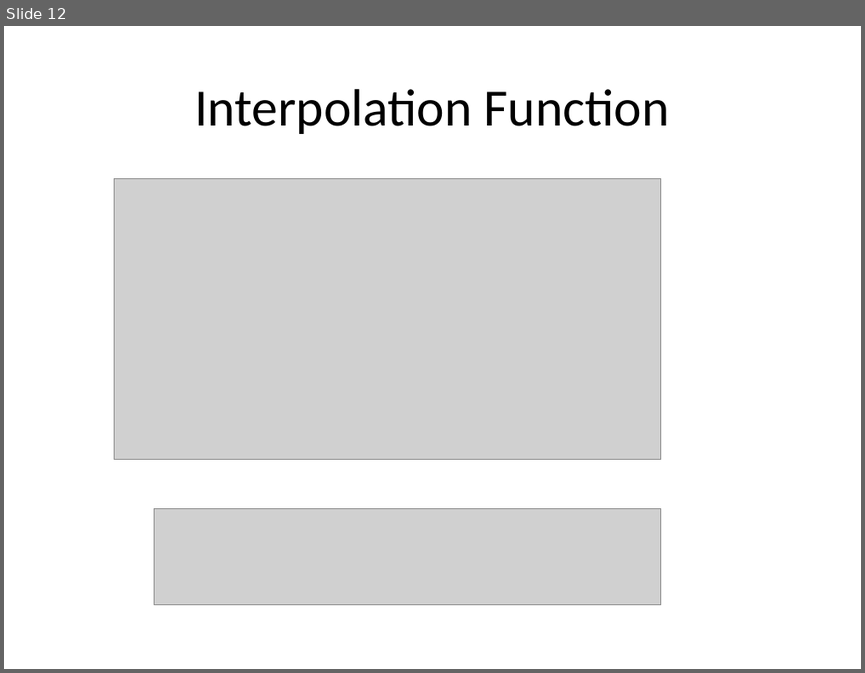
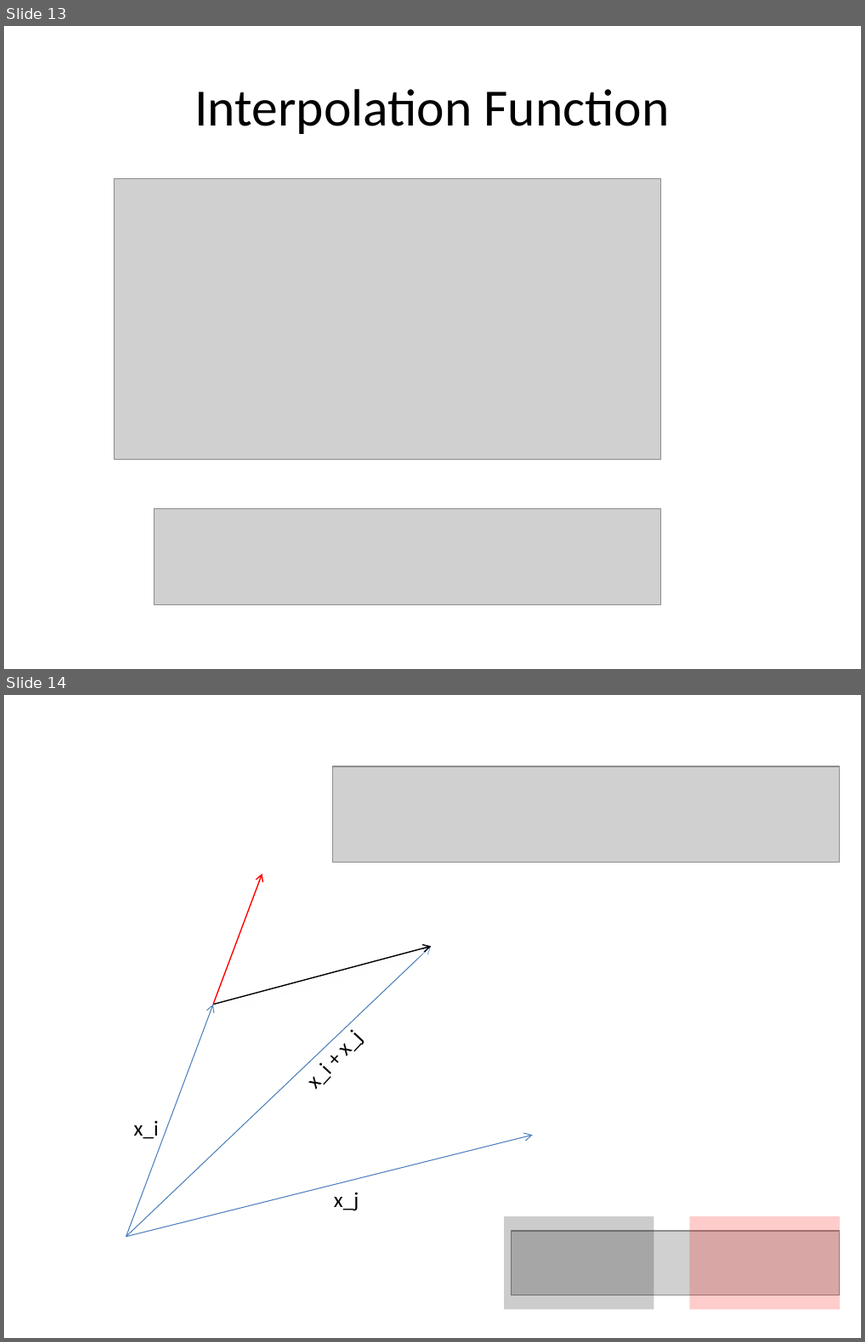
Before and after one commit to edvelezg/unb-nn, a slide deck: Neural Networks.pptx. Shown one above the other, each under a label of ours: slide 12 before the commit, slides 13 and 14 after it. The pictures are 865x673 and 865x1342 pixels, drawn with LibreOffice and Linux fonts; fonts in the diff are those of the drawing; grey boxes stand for pictures. Boxes give left, top, right and bottom in pixels: in the first picture for what was removed or moved away, otherwise in the second. Text is boxed around its words. In the diff, an @@ line names an element or a change of style, - is before the commit and + after.

```diff
--- a/Neural Networks.pptx
+++ b/Neural Networks.pptx
@@ slide 14 added at [4,695,861,1338], background #FFFFFF @@
@@ picture added at [332,766,840,862] @@
@@ arrow added from (213, 1004) to (262, 873), #FF0000 1 pt @@
@@ arrow added from (126, 1236) to (431, 946), #4B7EBC 0.75 pt @@
@@ arrow added from (213, 1004) to (431, 946), #000000 1 pt @@
@@ arrow added from (126, 1236) to (213, 1004), #4B7EBC 0.75 pt @@
@@ text added at [296,1039,365,1089], 18 pt, text #000000 @@
+x_i + x_j
@@ text added at [134,1120,159,1139], 18 pt, text #000000 @@
+x_i
@@ arrow added from (126, 1236) to (533, 1134), #4B7EBC 0.75 pt @@
@@ text added at [334,1191,358,1211], 18 pt, text #000000 @@
+x_j
@@ rectangle added at [504,1216,653,1309], fill #000000 at 20% opacity @@
@@ rectangle added at [689,1216,840,1309], fill #FF0000 at 20% opacity @@
@@ picture added at [511,1231,840,1295] @@
@@ what was slide 12 is now slide 13 @@
```
Also in this commit, not shown: 8 slides changed, 2 other slides added, 1 slide removed.
